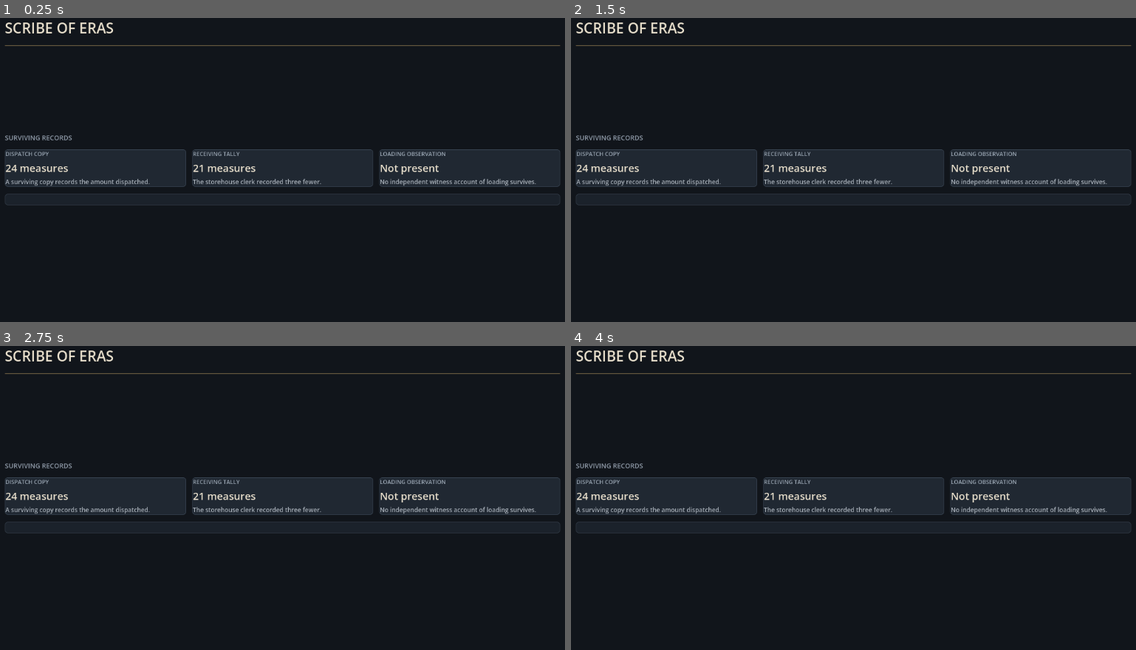
Above: before the commit, frames 1-4 (two rows, left to right).
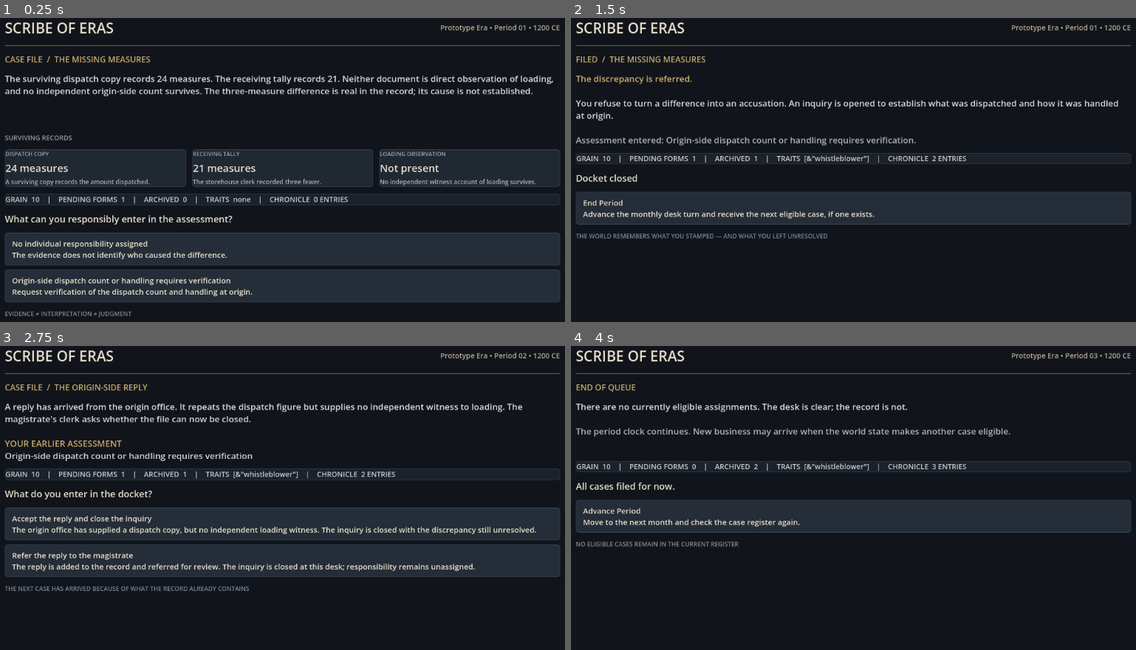
Above: after the commit, the same moments.

Repository: JawnGrimm/SoE
Game: Godot game, scene res://main.tscn
Two runs of this game, one before a commit and one after it. Both use one fixed random seed, a clock stepped at 60 frames per second and the inputs below.
Inputs (mouse positions are in pixels of both pictures, inside the frame that each line leads up to):
- Up to frame 1 (0.25 s): no input
- Up to frame 2 (1.5 s): click (853, 285) at 0.5 s, where only the run after the commit has a clickable "Origin-side dispatch count or…"; click (853, 285) at 1.25 s, where only the run after the commit has a clickable "Open a formal inquiry Refer t…"
- Up to frame 3 (2.75 s): click (282, 537) at 2 s, where only the run after the commit has a clickable "End Period Advance the monthl…"
- Up to frame 4 (4 s): click (853, 561) at 2.75 s, where only the run after the commit has a clickable "Refer the reply to the magist…"; click (853, 516) at 3.5 s, where only the run after the commit has a clickable "End Period Advance the monthl…"

The runs differ from the first frame. In frame 1, 25% of the frame differs, in the area x 0-100%, y 2-99%; in frame 2, 13%; in frame 3, 22%; in frame 4, 8.2%.
Error before the commit: Parse Error: Expected opening "(" after function name. (res://autoloads/registry.gd:42)

Commit message:
Expose Registry warnings as a read-only property

Diff:
--- a/autoloads/registry.gd
+++ b/autoloads/registry.gd
@@ -39,5 +39,6 @@
 func get_definition_ids(category: String = "") -> Array[StringName]:
 	return defs.get_definition_ids(category)
 
-func get warnings() -> Array[String]:
-	return defs.warnings if defs != null else []
+var warnings: Array[String]:
+	get:
+		return defs.warnings if defs != null else []
